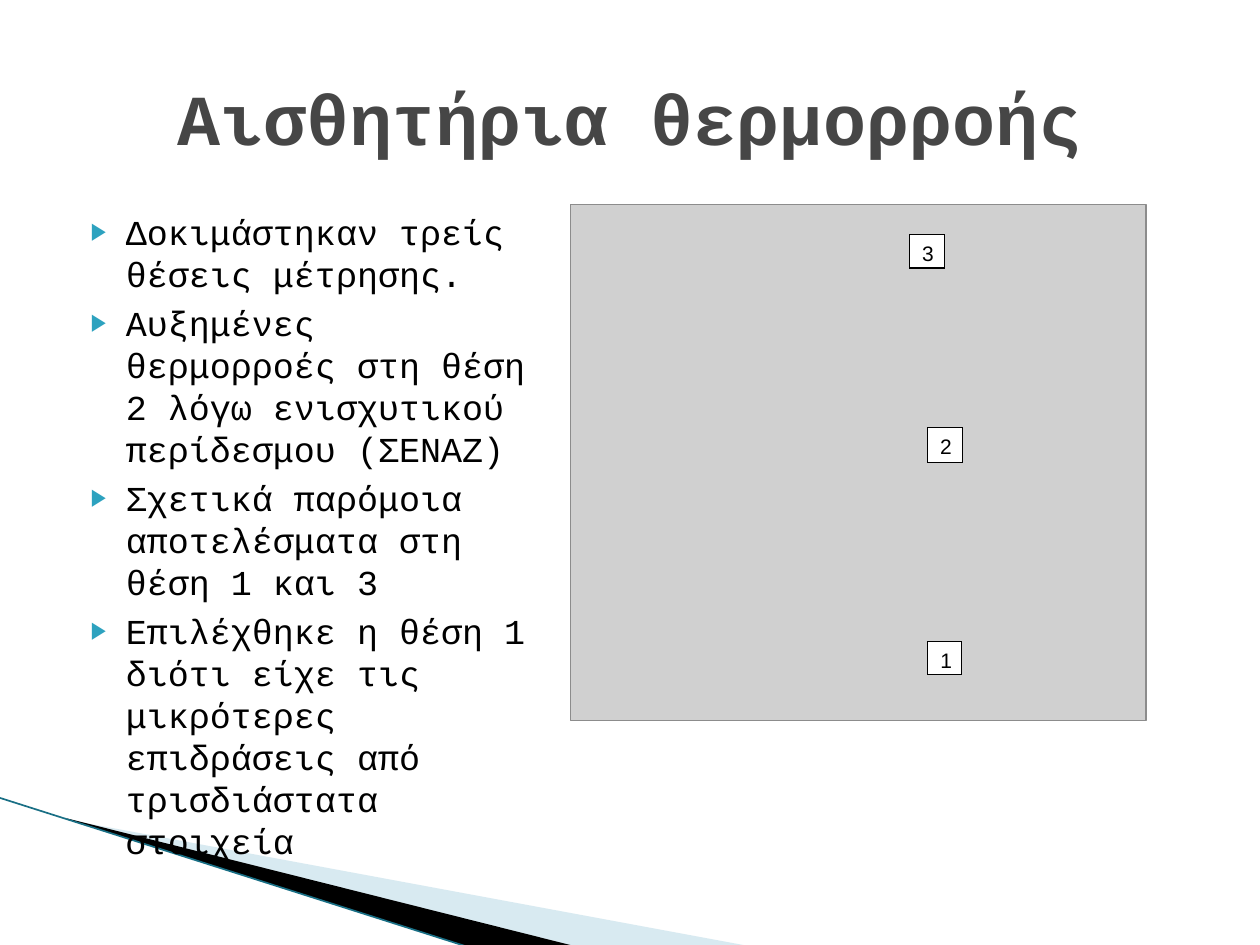
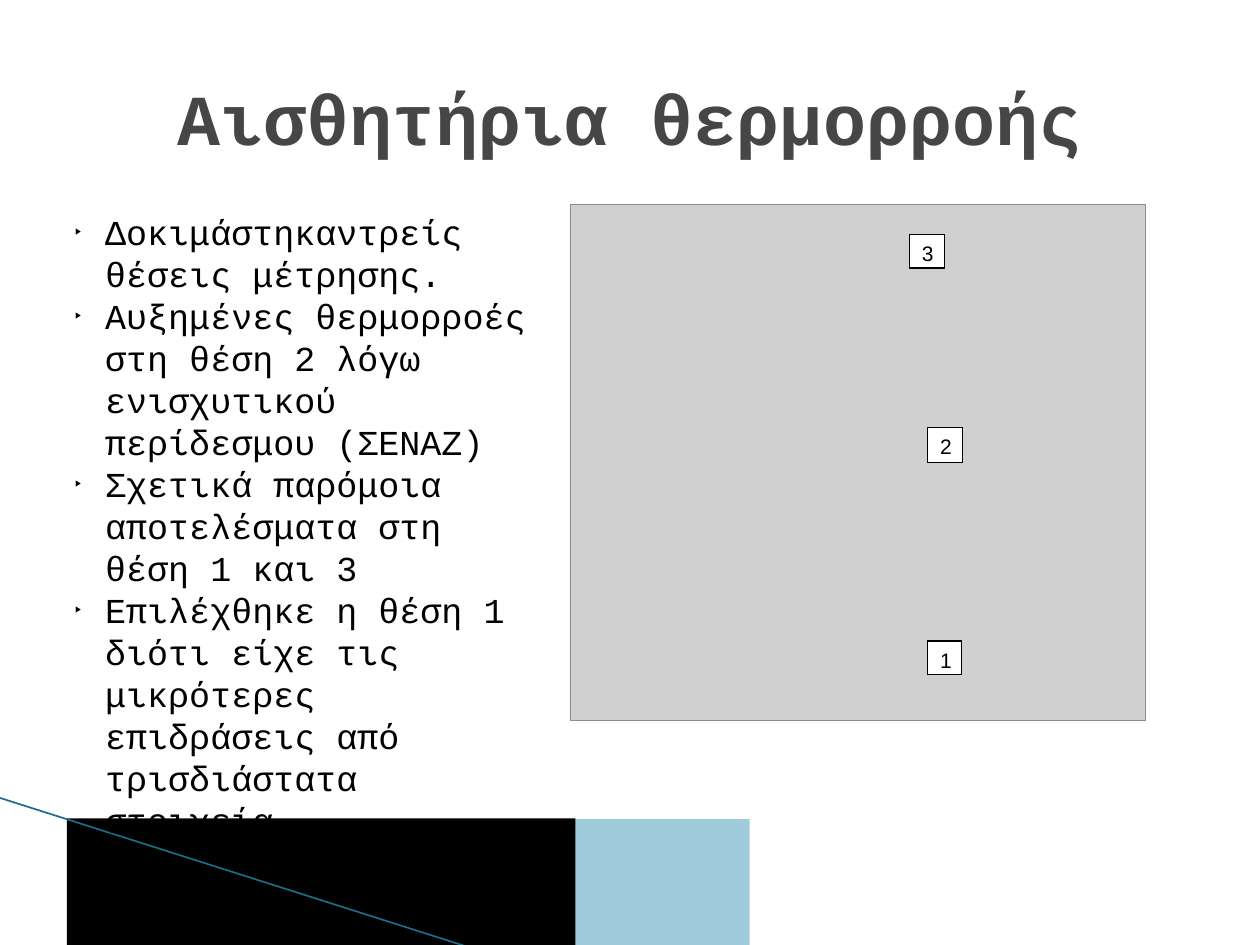
Before and after one commit to DeathNex/bark_GUI, a slide deck: slide 9 of Thesis Documents/Info on bark (chapter 2)/(2) Παρουσίαση πτυχιακής.pptx. Drawn at 1260x945 pixels with LibreOffice and Linux fonts; fonts in the diff are those of the drawing; grey boxes stand for pictures; background and template pictures are left out. Boxes give left, top, right and bottom in pixels: in the first picture for what was removed or moved away, otherwise in the second. Text is boxed around its words. In the diff, an @@ line names an element or a change of style, - is before the commit and + after.

```diff
--- a/Thesis Documents/Info on bark (chapter 2)/(2) Παρουσίαση πτυχιακής.pptx
+++ b/Thesis Documents/Info on bark (chapter 2)/(2) Παρουσίαση πτυχιακής.pptx
@@ text at [105,220,462,295]: text changed @@
-▶ Δοκιμάστηκαν τρείς θέσεις μέτρησης.
+▶ Δοκιμάστηκαντρείς θέσεις μέτρησης.
@@ text at [105,304,525,843]: indent changed; less space between paragraphs @@
@@ line (0, 798) - (467, 945): stroke #97C5D8 0.95 pt to #196F85 0.96 pt @@
@@ freeform shape removed at [67,818,576,945] @@
@@ rectangle added at [67,818,576,945], fill #000000 @@
@@ freeform shape removed at [69,819,750,945] @@
@@ rectangle added at [69,819,750,945], fill #9FCBDC @@
```
Also in this commit, not shown: 33 other slides changed, 53 other files.
